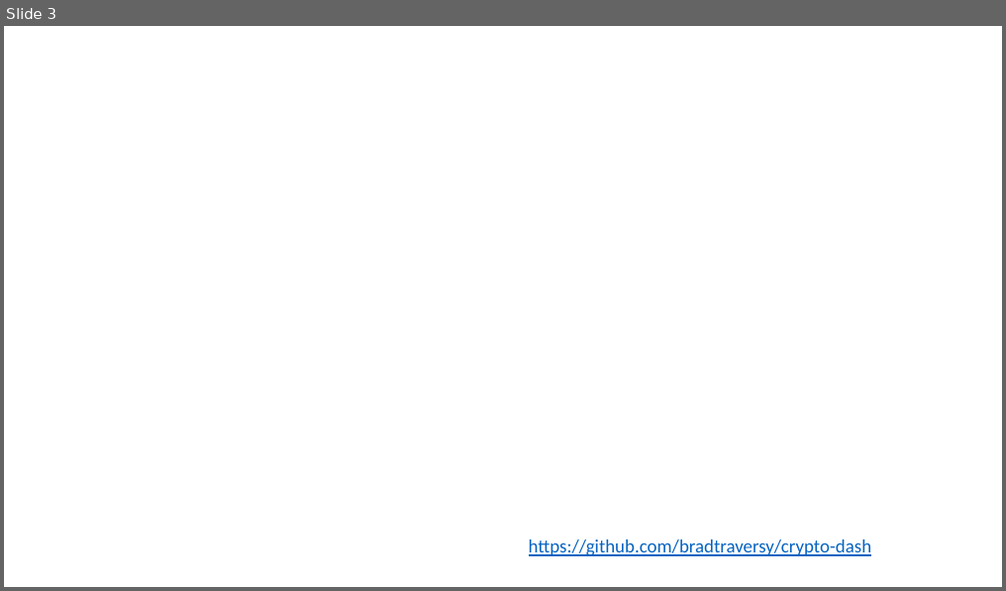
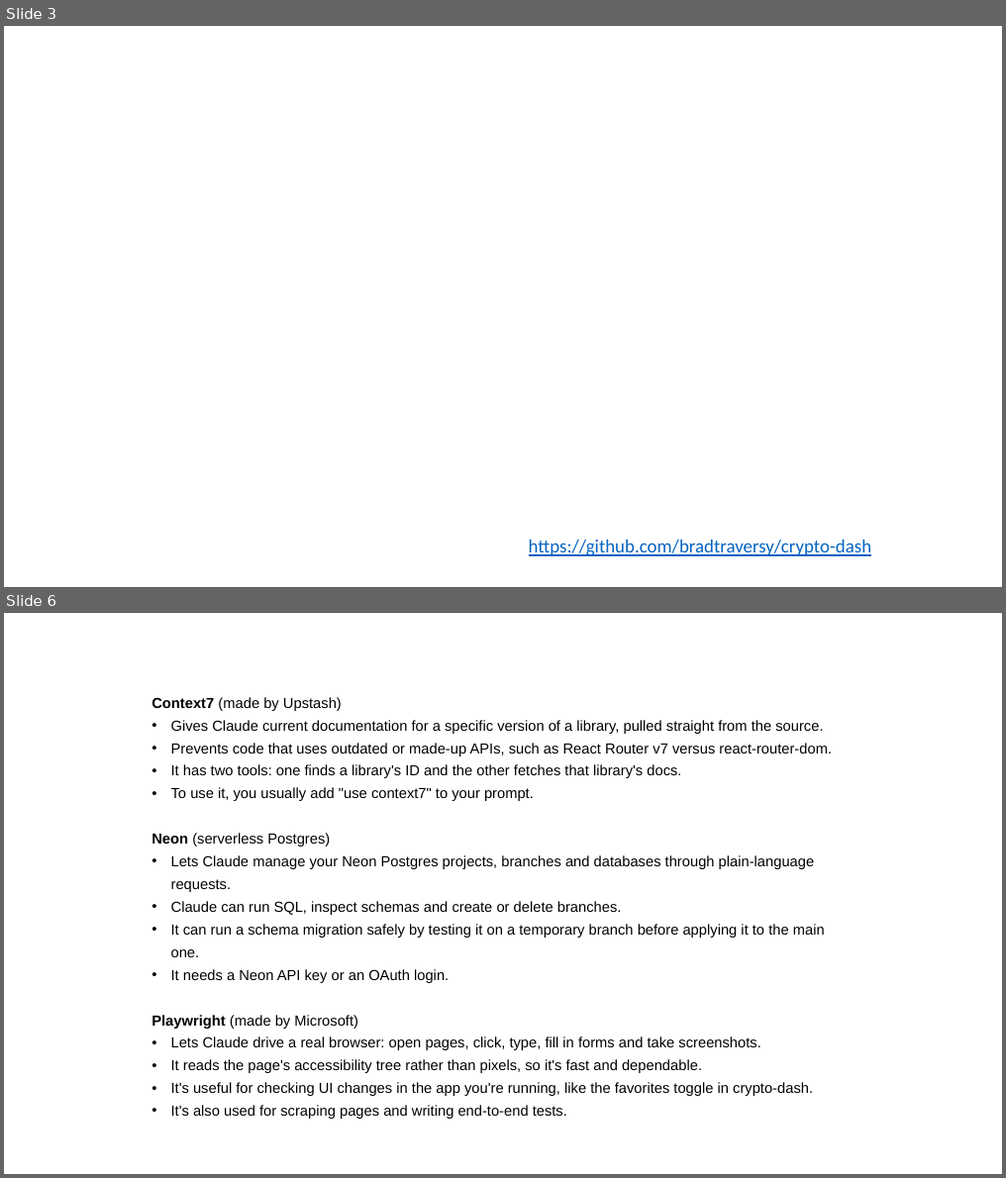
Before and after one commit to TimErdmann87/traversy_media__yt__claude_crash_course, a slide deck: notes.pptx. Shown one above the other, each under a label of ours: slide 3 before the commit, slides 3 and 6 after it; the slides between them are not shown. The pictures are 1006x591 and 1006x1178 pixels, drawn with LibreOffice and Linux fonts; fonts in the diff are those of the drawing; background and template pictures are left out. Boxes give left, top, right and bottom in pixels: in the first picture for what was removed or moved away, otherwise in the second. Text is boxed around its words. In the diff, an @@ line names an element or a change of style, - is before the commit and + after.

```diff
--- a/notes.pptx
+++ b/notes.pptx
@@ slide 6 added at box(4, 613, 1002, 1174), background #FFFFFF @@
@@ text added at box(152, 697, 832, 1096), 14 pt, text #000000 @@
+Context7 (made by Upstash)
+• Gives Claude current documentation for a specific version of a library, pulled straight from the source.
+• Prevents code that uses outdated or made-up APIs, such as React Router v7 versus react-router-dom.
+• It has two tools: one finds a library's ID and the other fetches that library's docs.
+• To use it, you usually add "use context7" to your prompt.
+Neon (serverless Postgres)
+• Lets Claude manage your Neon Postgres projects, branches and databases through plain-language requests.
+• Claude can run SQL, inspect schemas and create or delete branches.
+• It can run a schema migration safely by testing it on a temporary branch before applying it to the main one.
+• It needs a Neon API key or an OAuth login.
+Playwright (made by Microsoft)
+• Lets Claude drive a real browser: open pages, click, type, fill in forms and take screenshots.
+• It reads the page's accessibility tree rather than pixels, so it's fast and dependable.
+• It's useful for checking UI changes in the app you're running, like the favorites toggle in crypto-dash.
+• It's also used for scraping pages and writing end-to-end tests.
```
Also in this commit, not shown: 4 other slides added, 3 other files.
